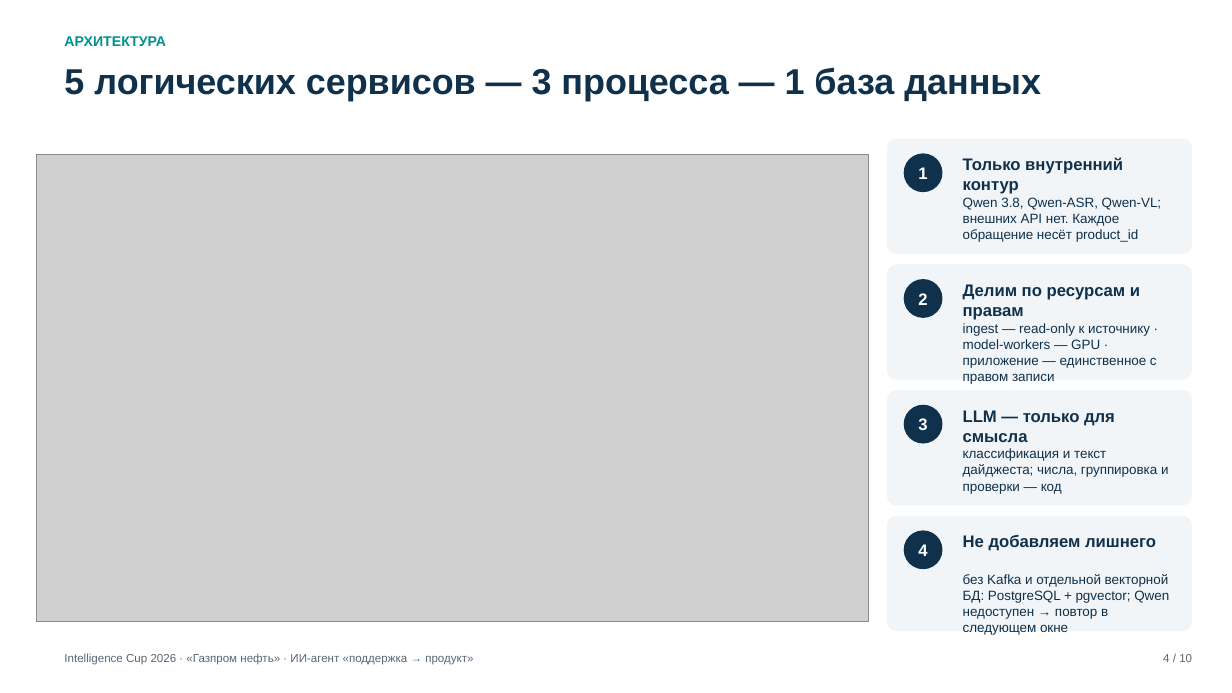
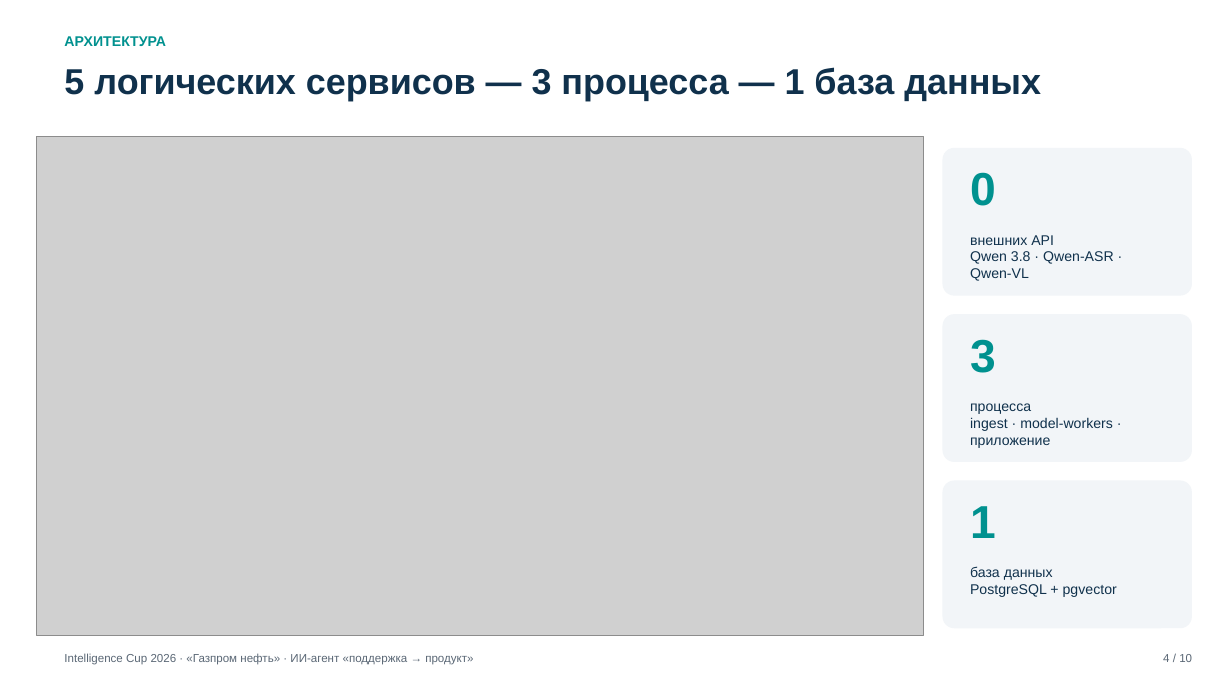
Before and after one commit to Gnod-do/ticket-triage-agent, a slide deck: slide 4 of dist/Презентация.pptx. Drawn at 1232x693 pixels with LibreOffice and Linux fonts; fonts in the diff are those of the drawing; grey boxes stand for pictures. Boxes give left, top, right and bottom in pixels: in the first picture for what was removed or moved away, otherwise in the second. Text is boxed around its words. In the diff, an @@ line names an element or a change of style, - is before the commit and + after.

```diff
--- a/dist/Презентация.pptx
+++ b/dist/Презентация.pptx
@@ picture: place and size @@
-picture at bbox=[37, 154, 869, 622]
+picture at bbox=[37, 137, 924, 636]
@@ rounded rectangle: place and size @@
-rounded rectangle at bbox=[887, 139, 1192, 254]
+rounded rectangle at bbox=[943, 148, 1192, 296]
@@ text removed at bbox=[963, 157, 1123, 194] @@
-Только внутренний контур
@@ text added at bbox=[970, 172, 996, 206], 36 pt, text #00918F, bold @@
+0
@@ text at bbox=[970, 235, 1114, 281]: text changed; size 10.5 to 11 pt @@
-Qwen 3.8, Qwen-ASR, Qwen-VL; внешних API нет. Каждое обращение несёт product_id
+внешних API
+Qwen 3.8 · Qwen-ASR · Qwen-VL
@@ rounded rectangle removed at bbox=[887, 264, 1192, 380] @@
@@ ellipse removed at bbox=[904, 279, 943, 318] @@
-2
@@ text removed at bbox=[963, 284, 1140, 320] @@
-Делим по ресурсам и правам
@@ rounded rectangle: place and size @@
-rounded rectangle at bbox=[887, 390, 1192, 506]
+rounded rectangle at bbox=[943, 314, 1192, 462]
@@ text "3": place and size @@
-text "3" at bbox=[904, 405, 943, 444]
+text "3" at bbox=[970, 339, 996, 373]
@@ text "3" at bbox=[970, 339, 996, 373]: size 13 to 36 pt, text colour #FFFFFF to #00918F; alignment centre to left; vertical alignment middle to top; fill #10314C to none @@
@@ text removed at bbox=[963, 410, 1115, 442] @@
-LLM — только для смысла
@@ text at bbox=[970, 403, 1113, 448]: text changed; size 10.5 to 11 pt @@
-ingest — read-only к источнику · model-workers — GPU · приложение — единственное с правом записи
+процесса
+ingest · model-workers · приложение
@@ text removed at bbox=[963, 448, 1169, 494] @@
-классификация и текст дайджеста; числа, группировка и проверки — код
@@ rounded rectangle: place and size @@
-rounded rectangle at bbox=[887, 516, 1192, 631]
+rounded rectangle at bbox=[943, 481, 1192, 628]
@@ text "1" at bbox=[970, 506, 996, 538]: size 13 to 36 pt, text colour #FFFFFF to #00918F; alignment centre to left; vertical alignment middle to top; fill #10314C to none @@
@@ text "1": place and size @@
-text "1" at bbox=[904, 153, 943, 192]
+text "1" at bbox=[970, 506, 996, 538]
@@ ellipse removed at bbox=[904, 531, 943, 569] @@
-4
@@ text removed at bbox=[963, 535, 1156, 551] @@
-Не добавляем лишнего
@@ text at bbox=[970, 566, 1117, 597]: text changed; size 10.5 to 11 pt @@
-без Kafka и отдельной векторной БД: PostgreSQL + pgvector; Qwen недоступен → повтор в следующем окне
+база данных
+PostgreSQL + pgvector
```
Also in this commit, not shown: 9 other slides changed, 3 other files.
